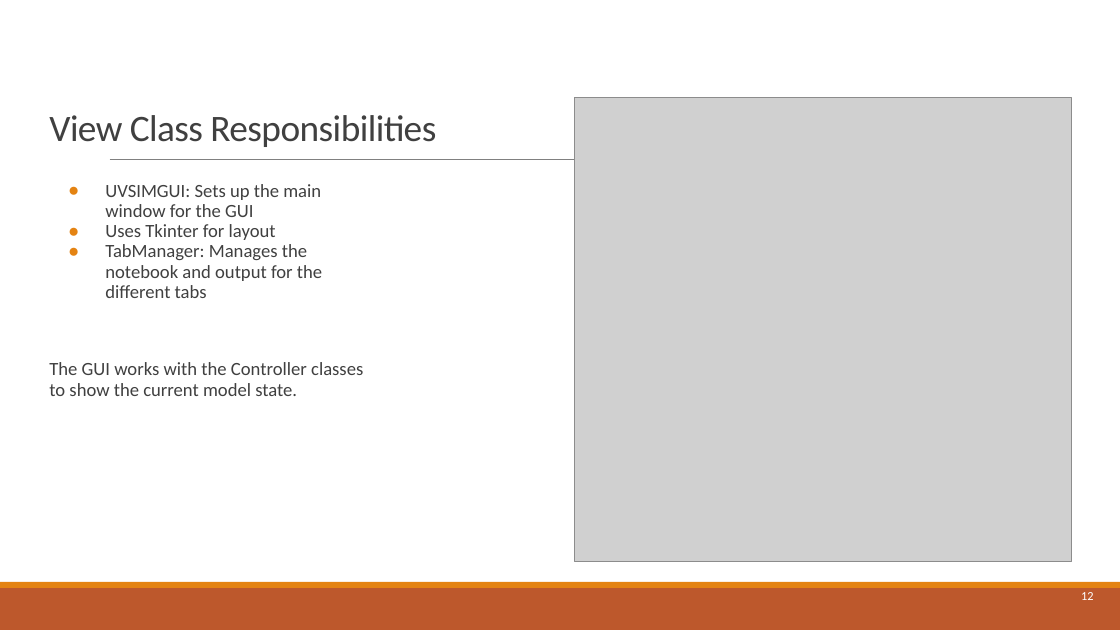
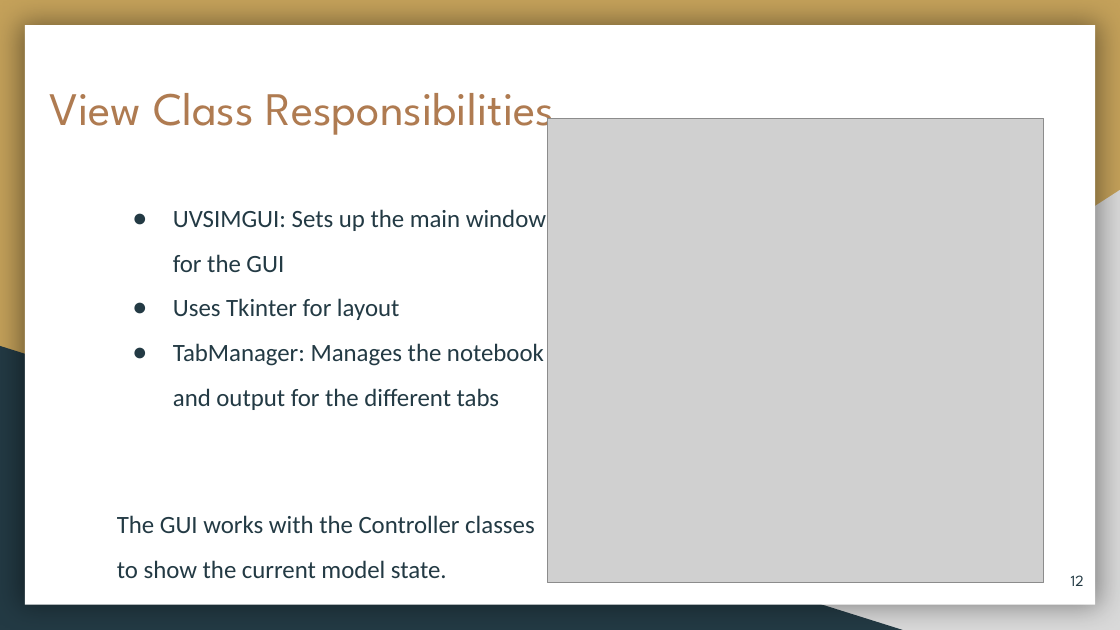
Before and after one commit to ayndvee/CS-2450-Project, a slide deck: slide 12 of UVSim-Project/Documentation/Presentation/UVSim-presentation.pptx. Drawn at 1120x630 pixels with LibreOffice and Linux fonts; fonts in the diff are those of the drawing; grey boxes stand for pictures. Boxes give left, top, right and bottom in pixels: in the first picture for what was removed or moved away, otherwise in the second. Text is boxed around its words. In the diff, an @@ line names an element or a change of style, - is before the commit and + after.

```diff
--- a/UVSim-Project/Documentation/Presentation/UVSim-presentation.pptx
+++ b/UVSim-Project/Documentation/Presentation/UVSim-presentation.pptx
@@ background #FFFFFF to #C4A15A @@
@@ rectangle added at bbox=[25, 26, 1095, 605], fill #FFFFFF @@
@@ title "View Class Responsibilities" at bbox=[49, 93, 555, 139]: size 24 to 30 pt, font Calibri to League Spartan, text colour #404040 to #AF7B51, letter spacing -0.4 to 0 pt; line spacing 0.85 to 1; vertical alignment bottom to top @@
@@ picture: place and size @@
-picture at bbox=[575, 97, 1072, 561]
+picture at bbox=[548, 119, 1045, 582]
@@ text "UVSIMGUI: Sets up the main ...": place and size @@
-text "UVSIMGUI: Sets up the main ..." at bbox=[49, 184, 363, 396]
+text "UVSIMGUI: Sets up the main ..." at bbox=[117, 209, 546, 578]
@@ text "UVSIMGUI: Sets up the main ..." at bbox=[117, 209, 546, 578]: size 12 to 16 pt, text colour #404040 to #233A44; indent changed; line spacing 0.9 to 1.5; bullet colour #E48312 to #233A44 @@
@@ line removed from (110, 160) to (1025, 160) @@
@@ right triangle added at bbox=[439, 190, 1120, 630], fill #D9D9D9 @@
@@ right triangle added at bbox=[0, 346, 903, 630], fill #233A44 @@
@@ page number: place and size @@
-page number at bbox=[1081, 592, 1093, 600]
+page number at bbox=[1071, 575, 1084, 586]
@@ page number at bbox=[1071, 575, 1084, 586]: size 7.9 to 10 pt, font Calibri to League Spartan, text colour #FFFFFF to #233A44 @@
@@ rectangle removed at bbox=[0, 588, 1120, 630] @@
@@ rectangle removed at bbox=[0, 582, 1120, 588] @@
```
Also in this commit, not shown: 20 other slides changed, 2 other files.
